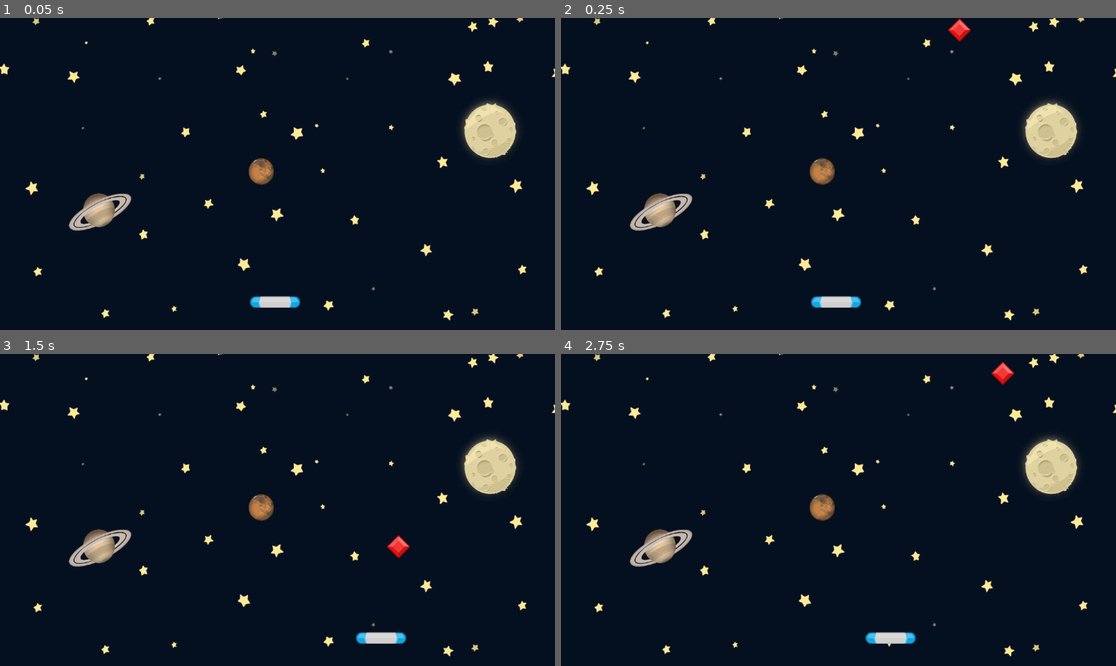
Above: before the commit, frames 1-4 (two rows, left to right).
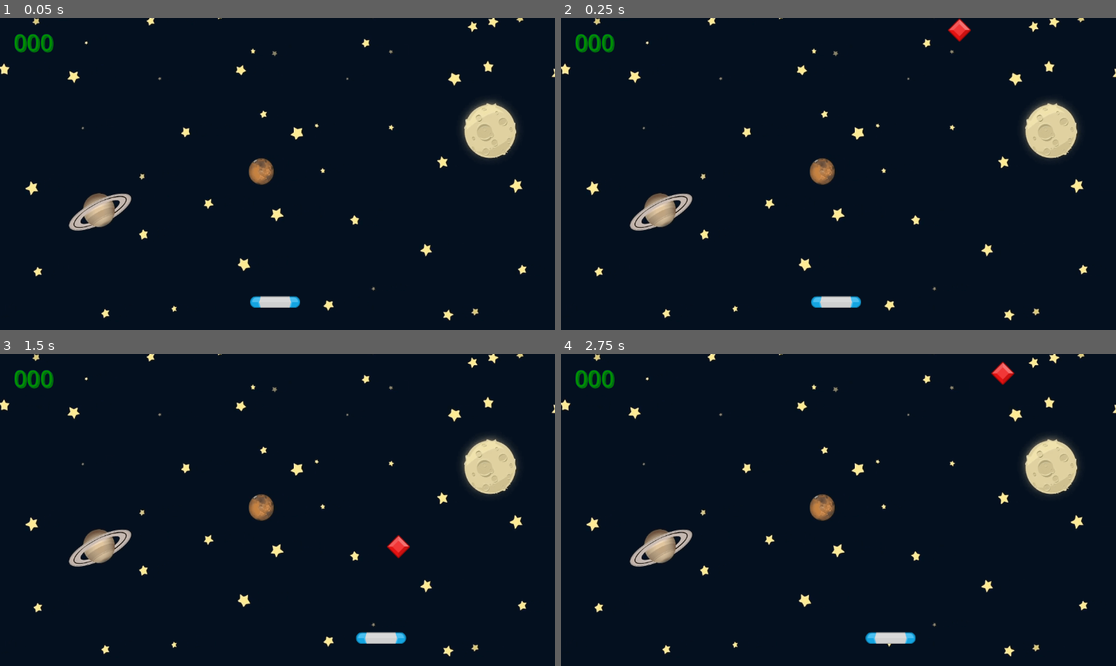
Above: after the commit, the same moments.

Repository: zzzhim/godot-learning
Game: Godot game, scene res://Scenes/Game/Game.tscn
Same seed, same stepped clock (60 frames per second), same inputs: the game is played once before the commit and once after it.
Inputs:
- Up to frame 1 (0.05 s): no input
- Up to frame 2 (0.25 s): no input
- Up to frame 3 (1.5 s): hold Right (move_right) 0.53-1.28 s; hold Left (move_left) from 1.28 s (still down)
- Up to frame 4 (2.75 s): release Left (move_left) at 2.03 s; hold Right (move_right) from 2.03 s (still down)

The runs differ from the first frame. In frame 1, 0.3% of the frame differs, in the area x 2-10%, y 5-12%; in frame 2, 0.3%; in frame 3, 0.3%; in frame 4, 0.3%.

Commit message:
添加得分标签并更新得分逻辑

Diff:
--- a/game1/Scenes/Game/Game.gd
+++ b/game1/Scenes/Game/Game.gd
@@ -7,6 +7,7 @@
 @onready var paddle: Area2D = $Paddle
 @onready var score_sound: AudioStreamPlayer2D = $ScoreSound
 @onready var sound: AudioStreamPlayer = $Sound
+@onready var score_lable: Label = $ScoreLable
 
 
 func _ready() -> void:
@@ -30,6 +31,7 @@
 	add_child(new_gem)
 
 func stop_all() -> void:
+	score_lable.text = '000'
 	sound.stop()
 	sound.stream = EXPLODE
 	sound.play()
@@ -42,6 +44,12 @@
 
 
 func _on_paddle_area_entered(area: Area2D) -> void:
+	#score_lable.text
+	var val = int(score_lable.text)
+	var strVal = "%03d" % (val + 1)
+
+	score_lable.text = strVal
+
 	print("collision ", area)
 	if score_sound.playing == false:
 		score_sound.position = area.position
--- a/game1/Scenes/Game/Game.tscn
+++ b/game1/Scenes/Game/Game.tscn
@@ -28,5 +28,22 @@
 [node name="ScoreSound" type="AudioStreamPlayer2D" parent="."]
 stream = ExtResource("5_y3kpf")
 
+[node name="ScoreLable" type="Label" parent="."]
+offset_left = 28.0
+offset_top = 17.0
+offset_right = 150.0
+offset_bottom = 84.0
+theme_override_colors/font_color = Color(0, 0.556863, 0, 1)
+theme_override_colors/font_shadow_color = Color(0, 0.501961, 0, 1)
+theme_override_colors/font_outline_color = Color(0, 0, 0.443137, 1)
+theme_override_constants/line_spacing = 2
+theme_override_constants/paragraph_spacing = 0
+theme_override_constants/shadow_offset_x = 2
+theme_override_constants/shadow_offset_y = 2
+theme_override_constants/outline_size = 2
+theme_override_constants/shadow_outline_size = 2
+theme_override_font_sizes/font_size = 48
+text = "000"
+
 [connection signal="area_entered" from="Paddle" to="." method="_on_paddle_area_entered"]
 [connection signal="timeout" from="SpawnTimer" to="." method="_on_timer_timeout"]
